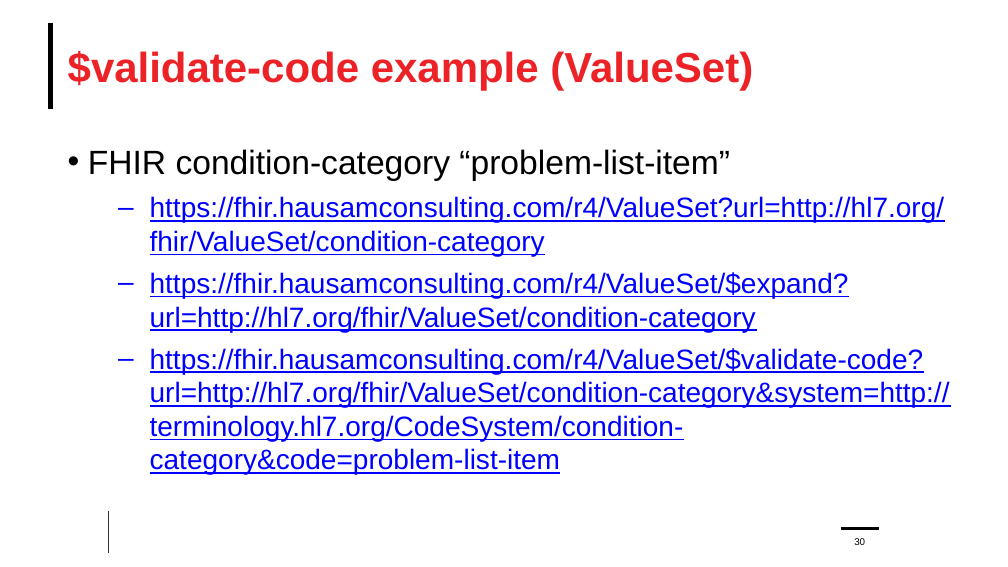
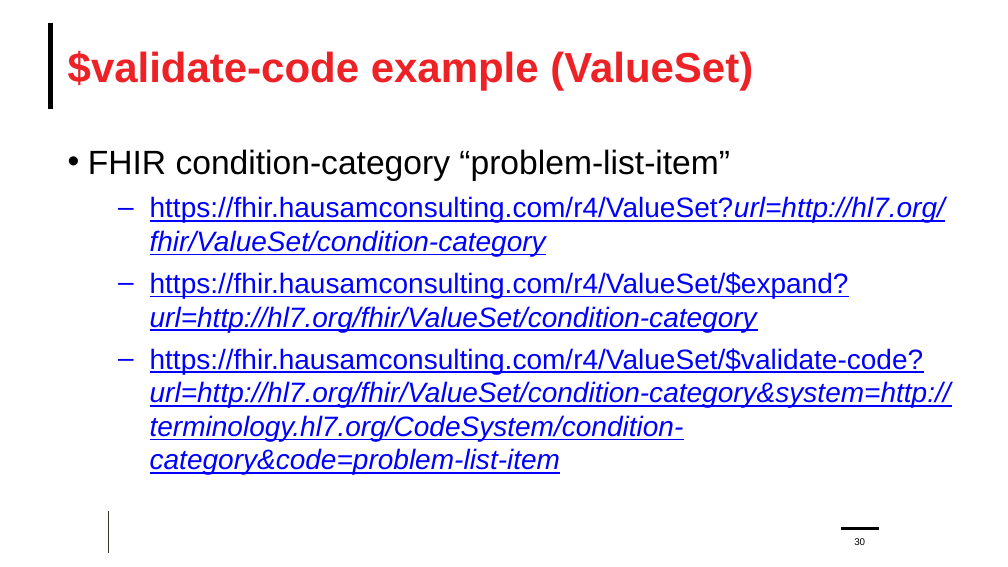
Before and after one commit to FHIR/documents, a slide deck: slide 30 of presentations/2024-04 Webinars/FHIR-Terminology-Part-2-2024-04-24.pptx. Drawn at 1008x567 pixels with LibreOffice and Linux fonts; fonts in the diff are those of the drawing; background and template pictures are left out. Boxes give left, top, right and bottom in pixels: in the first picture for what was removed or moved away, otherwise in the second. Text is boxed around its words. In the diff, an @@ line names an element or a change of style, - is before the commit and + after.

```diff
--- a/presentations/2024-04 Webinars/FHIR-Terminology-Part-2-2024-04-24.pptx
+++ b/presentations/2024-04 Webinars/FHIR-Terminology-Part-2-2024-04-24.pptx
@@ text at (150,196,951,475): italic on in "https://fhir.hausamconsulting.com/r4/ValueSet?url=http://hl7 ...", "https://fhir.hausamconsulting.com/r4/ValueSet/$expand?url=ht ...", "https://fhir.hausamconsulting.com/r4/ValueSet/$validate-code ..." @@
```
Also in this commit, not shown: 19 other slides changed.
